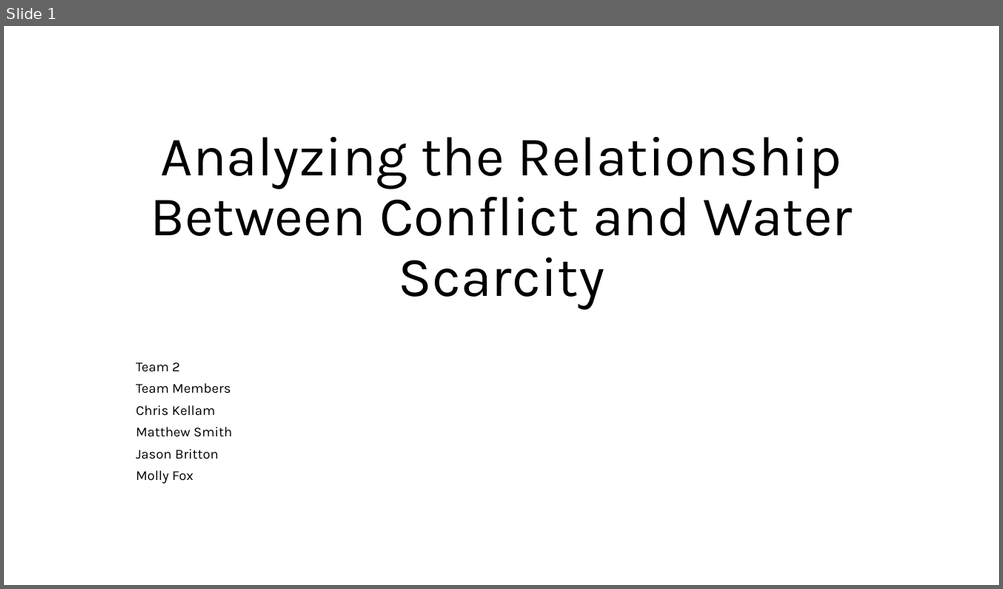
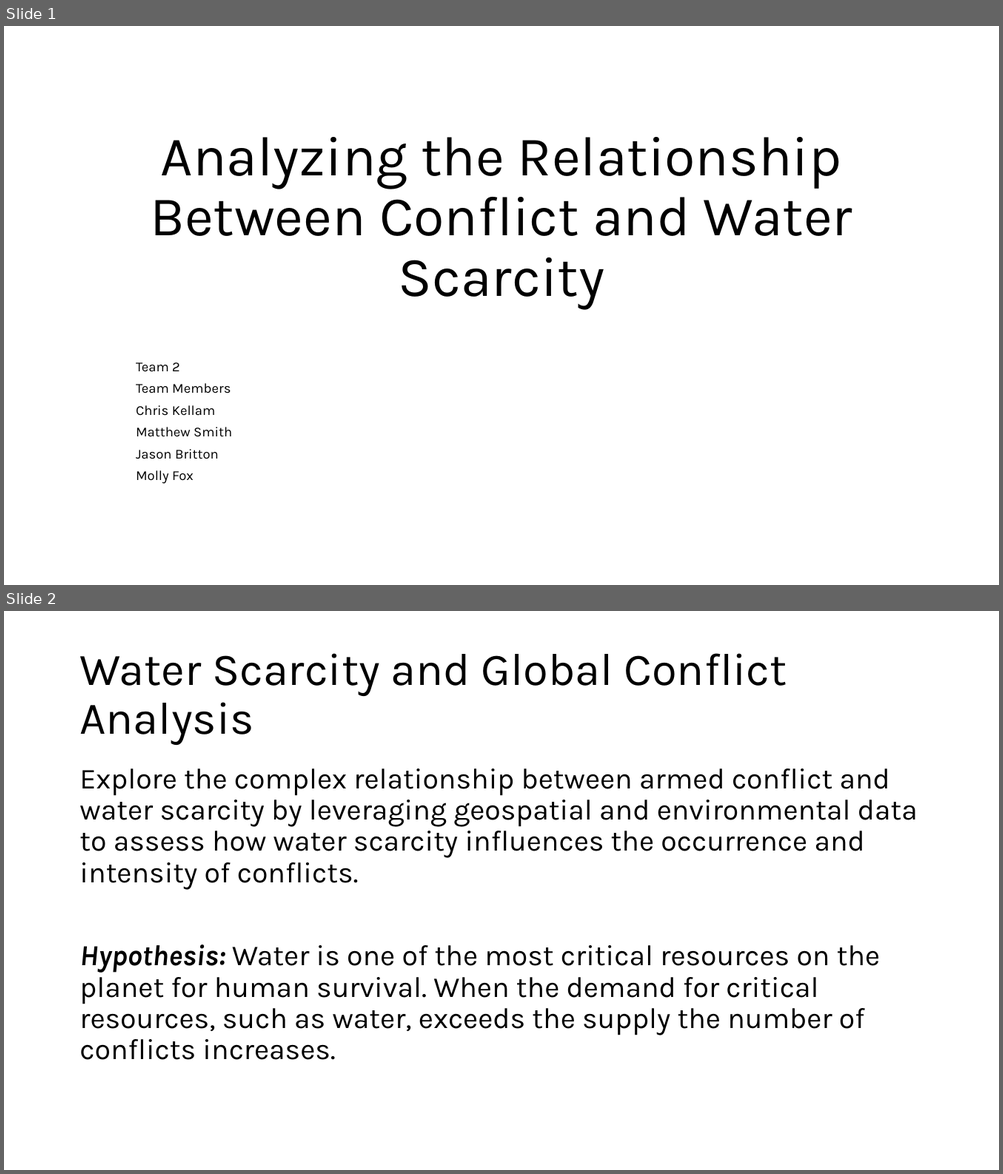
Before and after one commit to msmith150/Water-Conflict-Analysis, a slide deck: Project 1 Slides - Smith.pptx. Shown one above the other, each under a label of ours: slide 1 before the commit, slides 1 and 2 after it. The pictures are 1003x589 and 1003x1174 pixels, drawn with LibreOffice and Linux fonts; fonts in the diff are those of the drawing. Boxes give left, top, right and bottom in pixels: in the first picture for what was removed or moved away, otherwise in the second. Text is boxed around its words. In the diff, an @@ line names an element or a change of style, - is before the commit and + after.

```diff
--- a/Project 1 Slides - Smith.pptx
+++ b/Project 1 Slides - Smith.pptx
@@ slide 2 added at (4, 611, 999, 1170), background #FFFFFF @@
@@ title added at (79, 653, 786, 745), 44 pt, text #000000 @@
+Water Scarcity and Global Conflict Analysis
@@ text added at (79, 769, 917, 1060), 28 pt, text #000000 @@
+Explore the complex relationship between armed conflict and water scarcity by leveraging geospatial and environmental data to assess how water scarcity influences the occurrence and intensity of conflicts.
+Hypothesis: Water is one of the most critical resources on the planet for human survival. When the demand for critical resources, such as water, exceeds the supply the number of conflicts increases.
```
Also in this commit, not shown: 5 other slides added.
